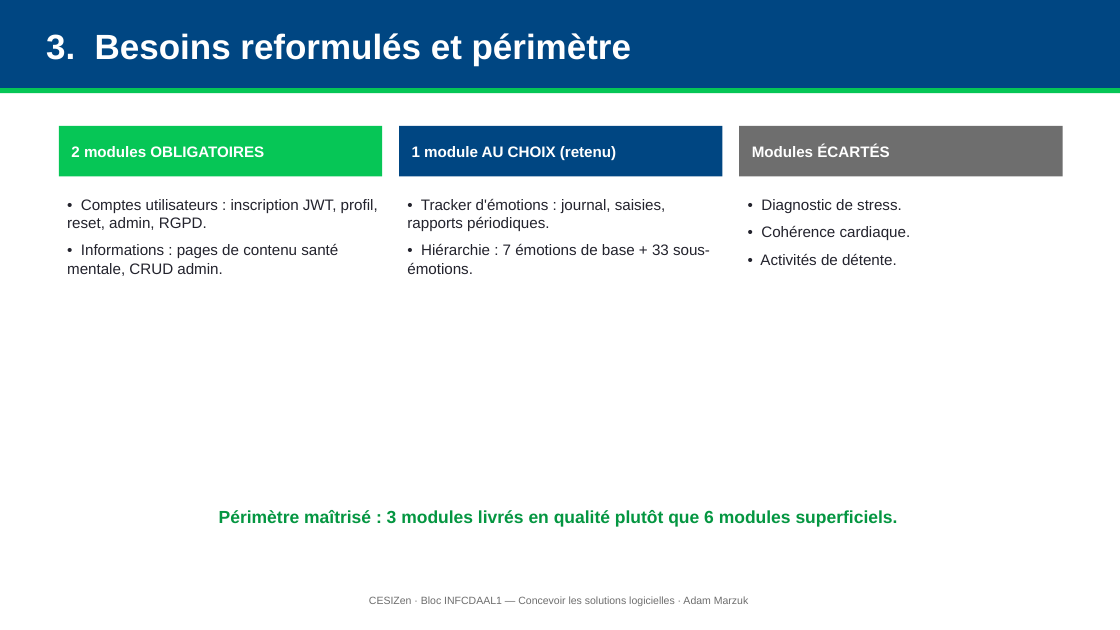
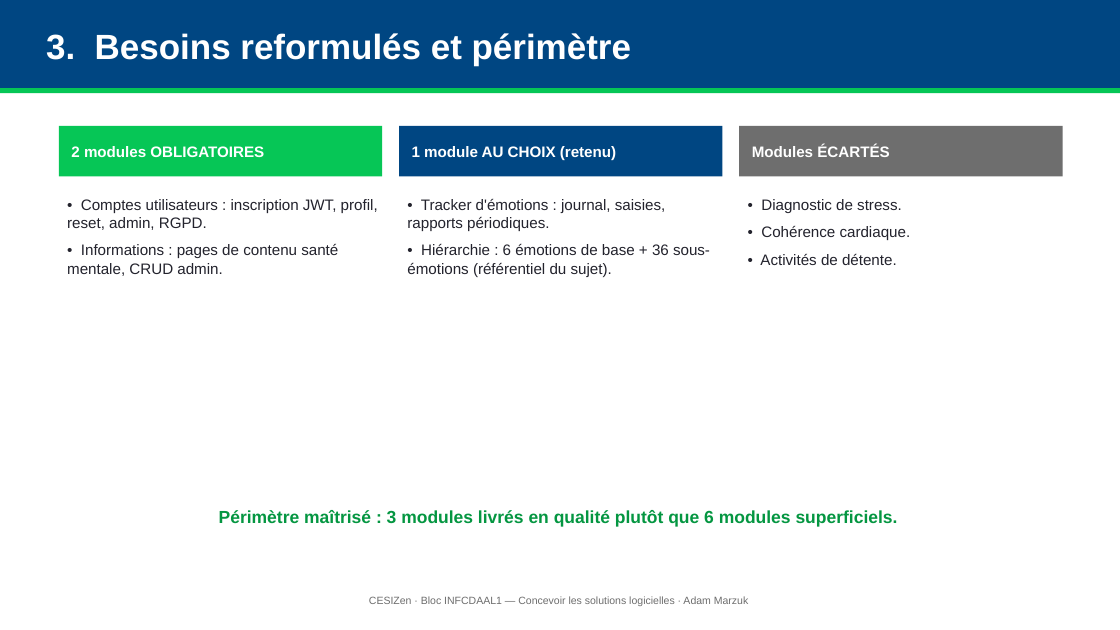
Before and after one commit to AzmogEx/CesiZen, a slide deck: slide 5 of CESIZen_Soutenance.pptx. Drawn at 1120x630 pixels with LibreOffice and Linux fonts; fonts in the diff are those of the drawing. Boxes give left, top, right and bottom in pixels: in the first picture for what was removed or moved away, otherwise in the second. Text is boxed around its words. In the diff, an @@ line names an element or a change of style, - is before the commit and + after.

```diff
--- a/CESIZen_Soutenance.pptx
+++ b/CESIZen_Soutenance.pptx
@@ text at bbox=[407, 244, 710, 277]: text changed @@
-• Hiérarchie : 7 émotions de base + 33 sous-émotions.
+• Hiérarchie : 6 émotions de base + 36 sous-émotions (référentiel du sujet).
```
Also in this commit, not shown: 2 other slides changed, 10 other files.
